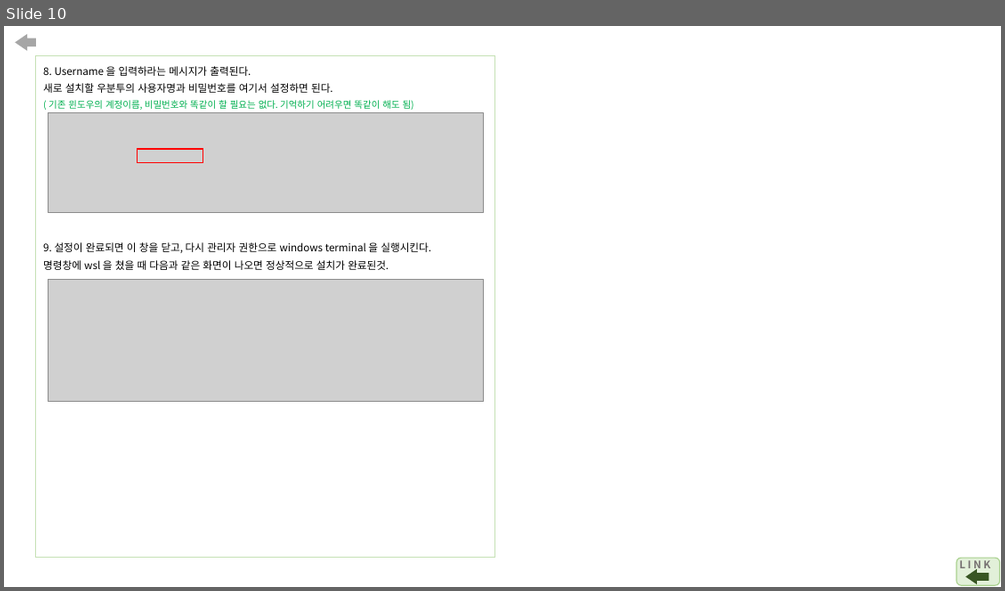
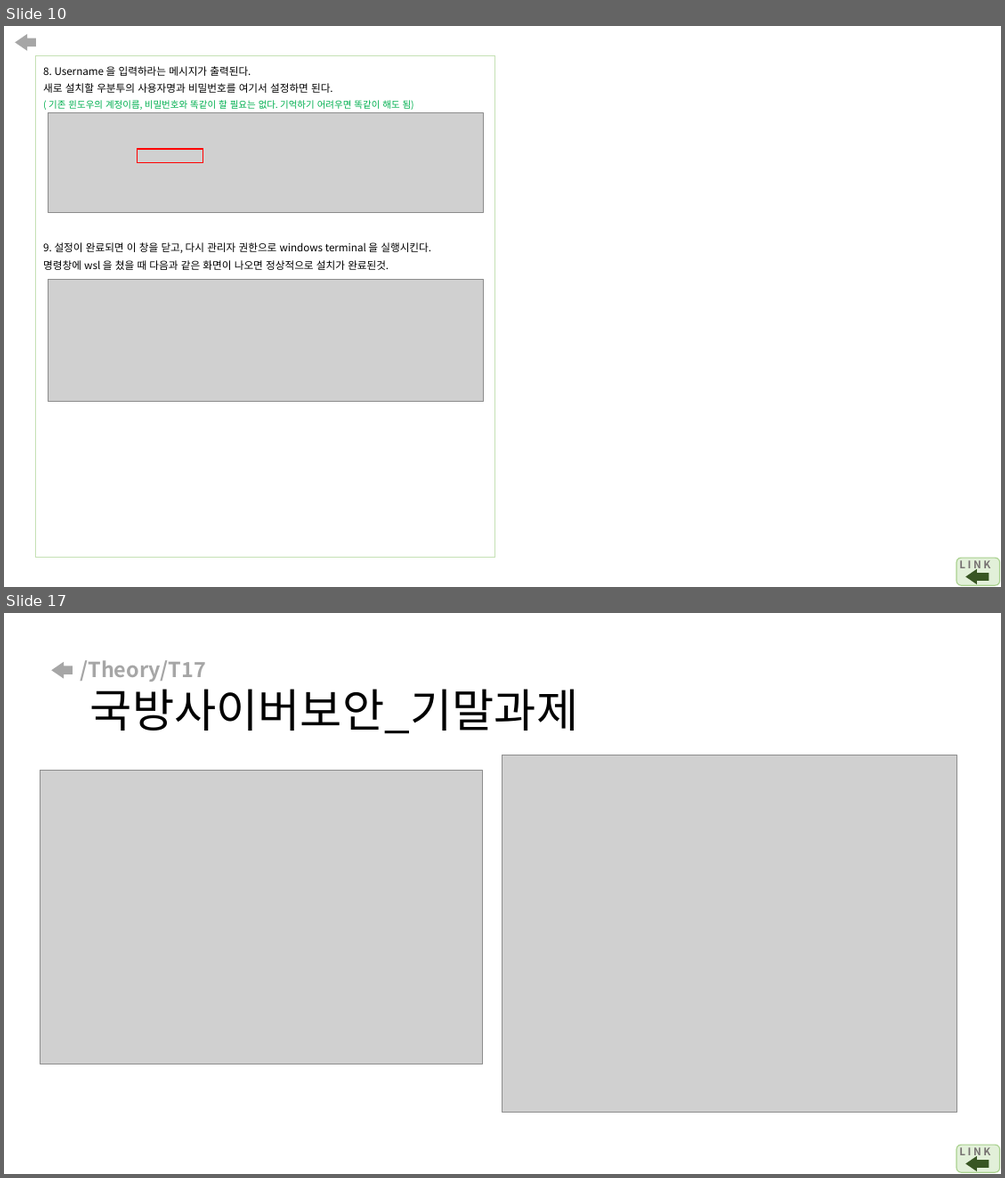
Before and after one commit to arizona95/CyberTraining, a slide deck: Lecture/student_class_ppt_21_2/국방사이버보안 과제.pptx. Shown one above the other, each under a label of ours: slide 10 before the commit, slides 10 and 17 after it; the slides between them are not shown. The pictures are 1005x591 and 1005x1178 pixels, drawn with LibreOffice and Linux fonts; fonts in the diff are those of the drawing; grey boxes stand for pictures. Boxes give left, top, right and bottom in pixels: in the first picture for what was removed or moved away, otherwise in the second. Text is boxed around its words. In the diff, an @@ line names an element or a change of style, - is before the commit and + after.

```diff
--- a/Lecture/student_class_ppt_21_2/국방사이버보안 과제.pptx
+++ b/Lecture/student_class_ppt_21_2/국방사이버보안 과제.pptx
@@ slide 17 added at (4, 613, 1001, 1174), background #FFFFFF @@
@@ right arrow added at (51, 662, 72, 679), fill #A6A6A6 @@
@@ title added at (80, 660, 579, 734), 44 pt, text #000000 @@
+/Theory/T17
+국방사이버보안_기말과제
@@ picture added at (40, 770, 483, 1064) @@
@@ picture added at (502, 755, 956, 1112) @@
@@ rounded rectangle added at (956, 1144, 1000, 1172), fill #E2F0D9, outline #A9D18E 1 pt @@
@@ text added at (959, 1144, 990, 1159), 10 pt, text #767171, bold @@
+L I N K
@@ right arrow added at (966, 1156, 989, 1171), fill #385723 @@
```
Also in this commit, not shown: 2 slides changed, 6 other slides added, 22 slides removed.
